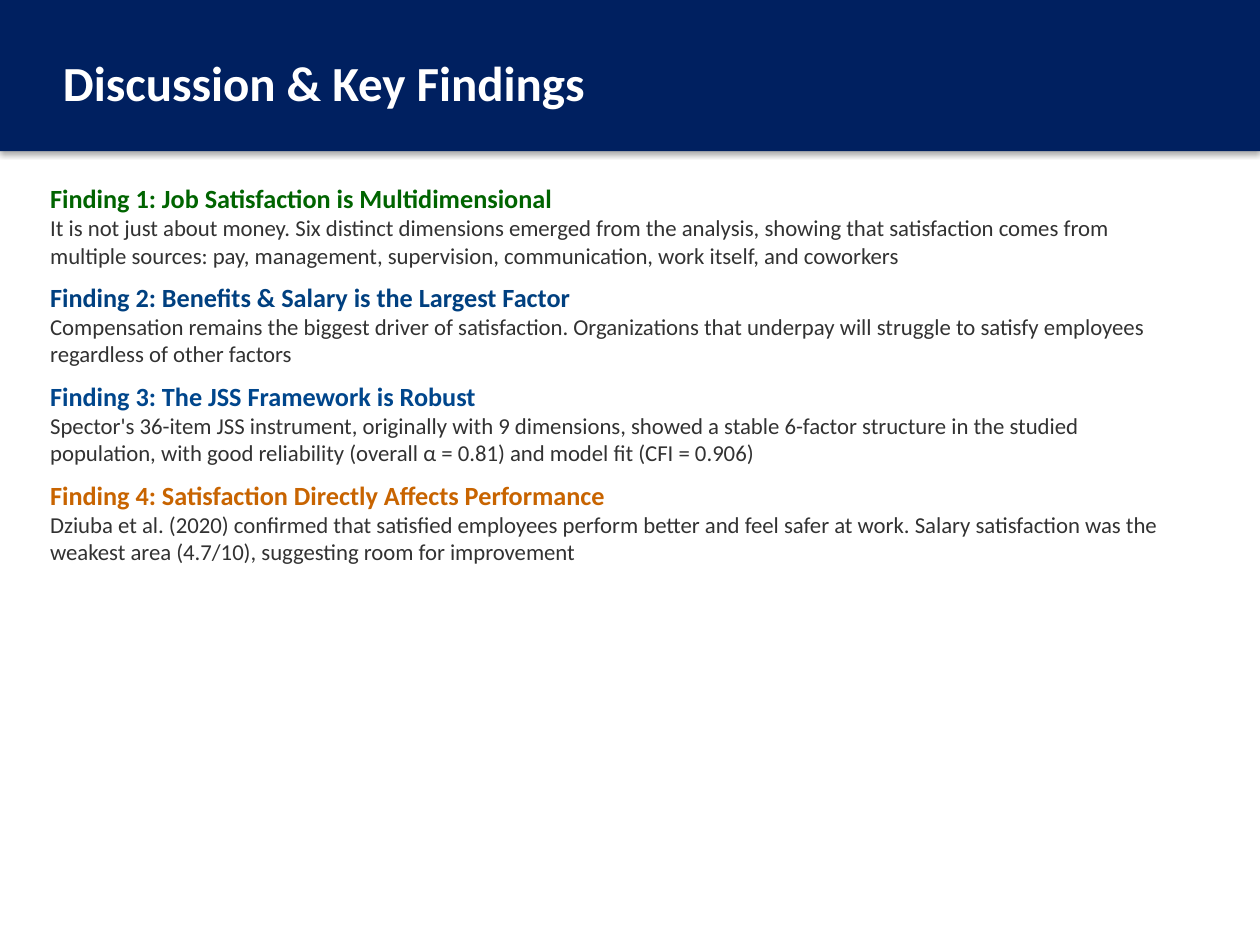
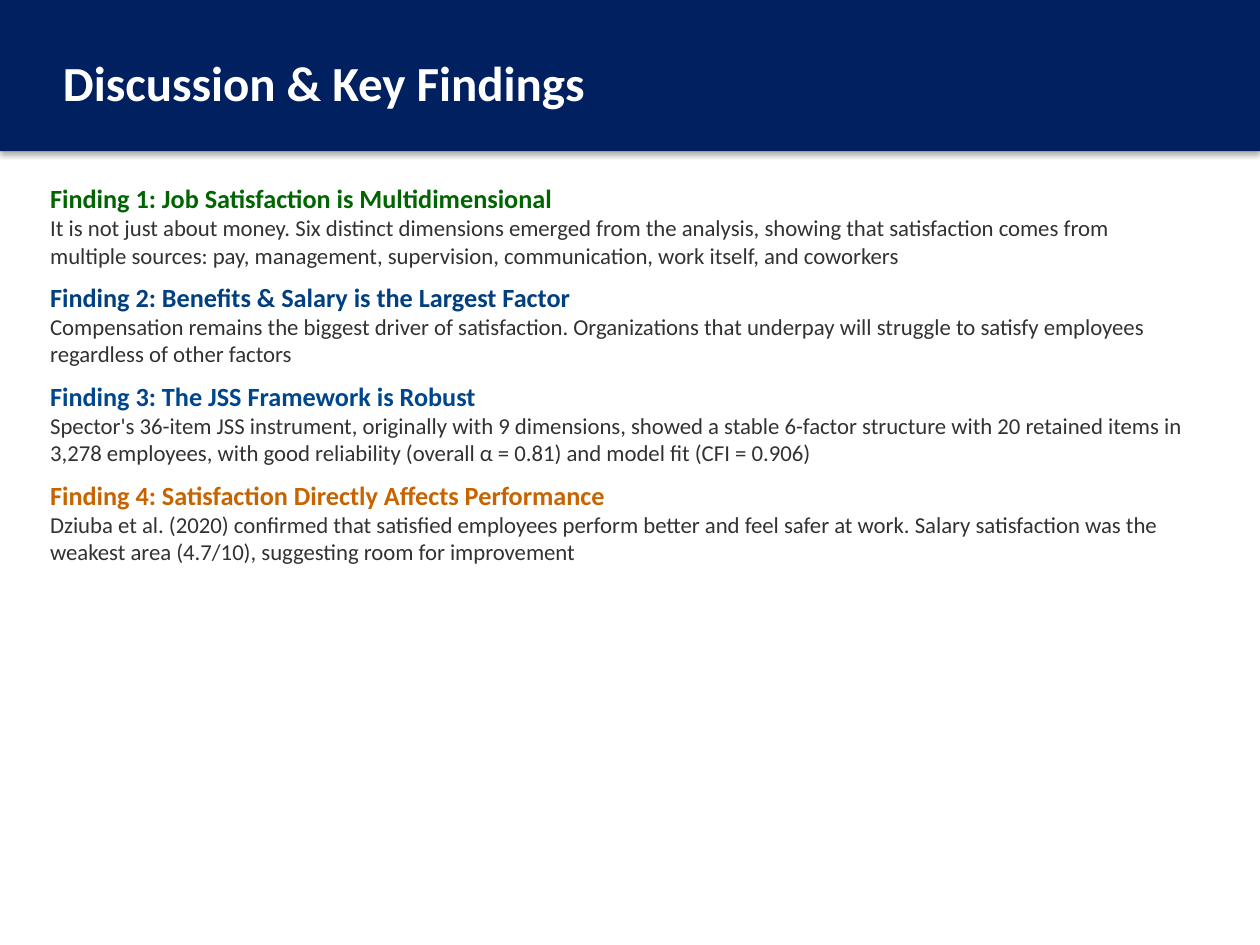
Before and after one commit to thenaivedetective/sp500-stock-performance, a slide deck: slide 21 of Factor_Analysis_JobSatisfaction_Presentation.pptx. Drawn at 1260x945 pixels with LibreOffice and Linux fonts; fonts in the diff are those of the drawing. Boxes give left, top, right and bottom in pixels: in the first picture for what was removed or moved away, otherwise in the second. Text is boxed around its words. In the diff, an @@ line names an element or a change of style, - is before the commit and + after.

```diff
--- a/Factor_Analysis_JobSatisfaction_Presentation.pptx
+++ b/Factor_Analysis_JobSatisfaction_Presentation.pptx
@@ text at (x1=50, y1=418, x2=1181, y2=465): text changed @@
-Spector's 36-item JSS instrument, originally with 9 dimensions, showed a stable 6-factor structure in the studied population, with good reliability (overall α = 0.81) and model fit (CFI = 0.906)
+Spector's 36-item JSS instrument, originally with 9 dimensions, showed a stable 6-factor structure with 20 retained items in 3,278 employees, with good reliability (overall α = 0.81) and model fit (CFI = 0.906)
```
Also in this commit, not shown: 13 other slides changed, 12 other files.
